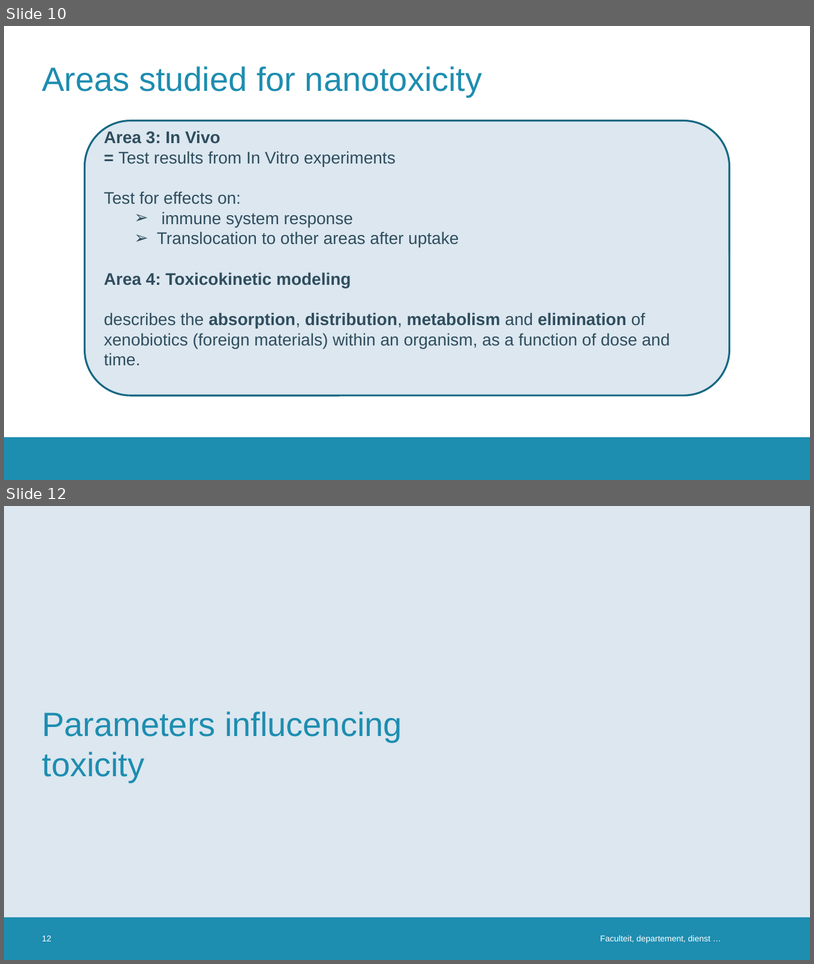
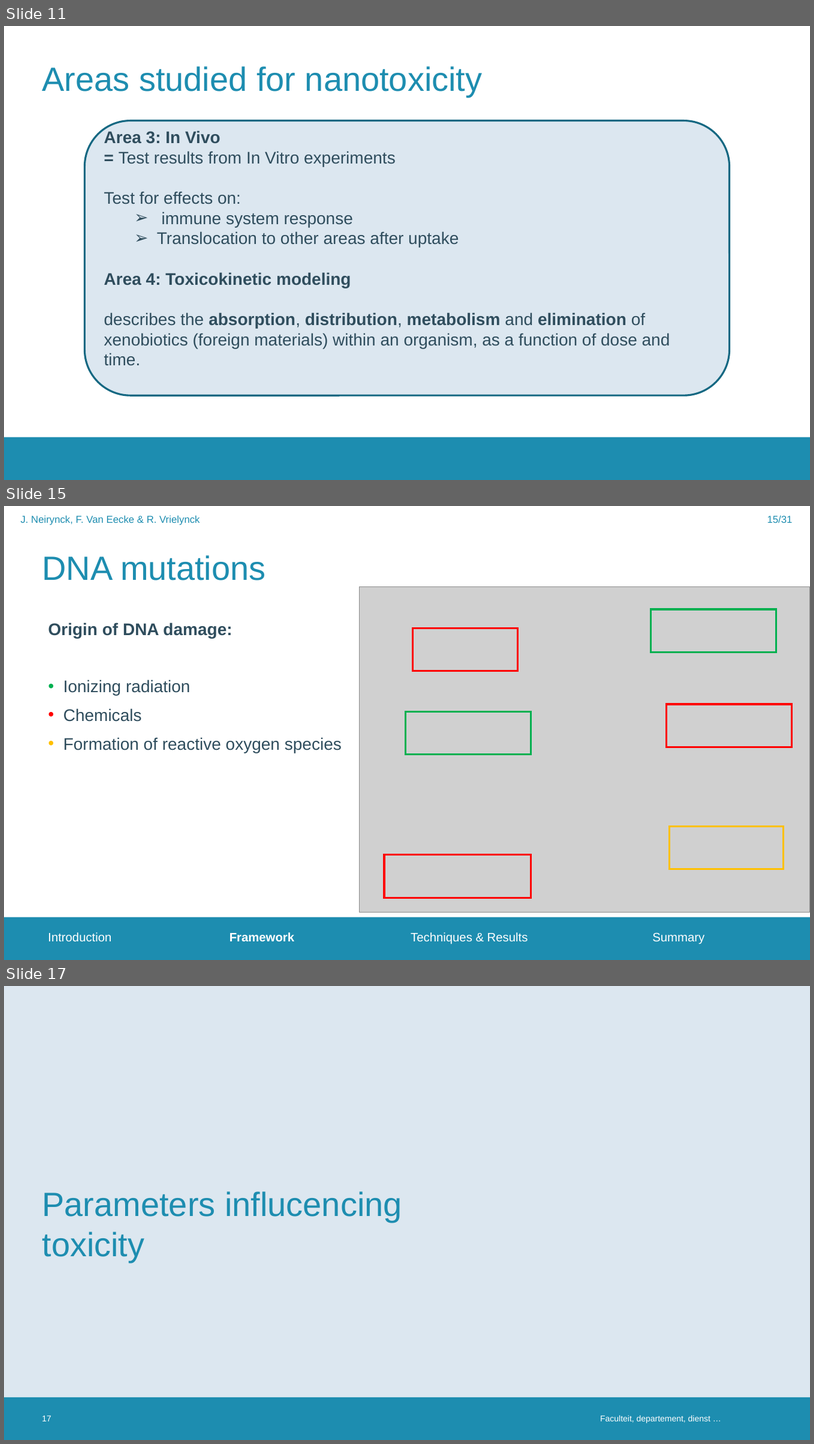
Before and after one commit to FrederikVanEecke/PresentationClusters, a slide deck: NanoparticleToxicity.pptx. Shown one above the other, each under a label of ours: slides 10 and 12 before the commit, slides 11, 15 and 17 after it; the slides between them are not shown. The pictures are 814x964 and 814x1444 pixels, drawn with LibreOffice and Linux fonts; fonts in the diff are those of the drawing; grey boxes stand for pictures; background and template pictures are left out. Boxes give left, top, right and bottom in pixels: in the first picture for what was removed or moved away, otherwise in the second. Text is boxed around its words. In the diff, an @@ line names an element or a change of style, - is before the commit and + after.

```diff
--- a/NanoparticleToxicity.pptx
+++ b/NanoparticleToxicity.pptx
@@ slide 15 added at (4, 506, 810, 960), background #FFFFFF; not listed: 1 template element that a slide beside it also shows @@
@@ text added at (21, 516, 200, 525), 12 pt, text #1D8DB0 @@
+J. Neirynck, F. Van Eecke & R. Vrielynck
@@ page number added at (768, 516, 793, 523), 12 pt, text #1D8DB0 @@
+15/31
@@ title added at (42, 555, 266, 580), 40 pt, text #1D8DB0 @@
+DNA mutations
@@ picture added at (360, 586, 810, 912) @@
@@ rectangle added at (651, 609, 777, 652), outline #00B050 2.25 pt @@
@@ text added at (48, 622, 342, 753), 20 pt, text #2F4D5D @@
+Origin of DNA damage:
+• Ionizing radiation
+• Chemicals
+• Formation of reactive oxygen species
@@ rectangle added at (414, 628, 518, 671), outline #FF0000 2.25 pt @@
@@ rectangle added at (405, 712, 531, 754), outline #00B050 2.25 pt @@
@@ rectangle added at (667, 704, 792, 747), outline #FF0000 2.25 pt @@
@@ rectangle added at (669, 826, 784, 869), outline #FFC000 2.25 pt @@
@@ rectangle added at (384, 855, 531, 897), outline #FF0000 2.25 pt @@
@@ text added at (48, 932, 705, 944), 14.5 pt, text #FFFFFF @@
+Introduction Framework Techniques & Results Summary
@@ what was slide 10 is now slide 11 @@
@@ what was slide 12 is now slide 17 @@
@@ page number at (42, 1415, 51, 1421): text changed @@
-12
+17
```
Also in this commit, not shown: 2 slides changed, 4 other slides added.
